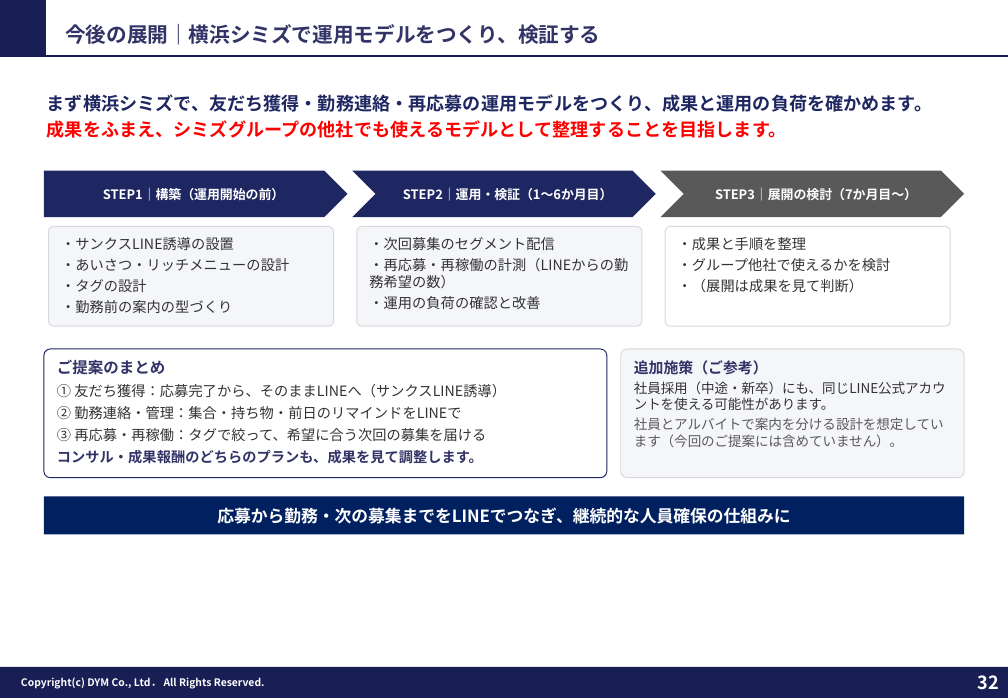
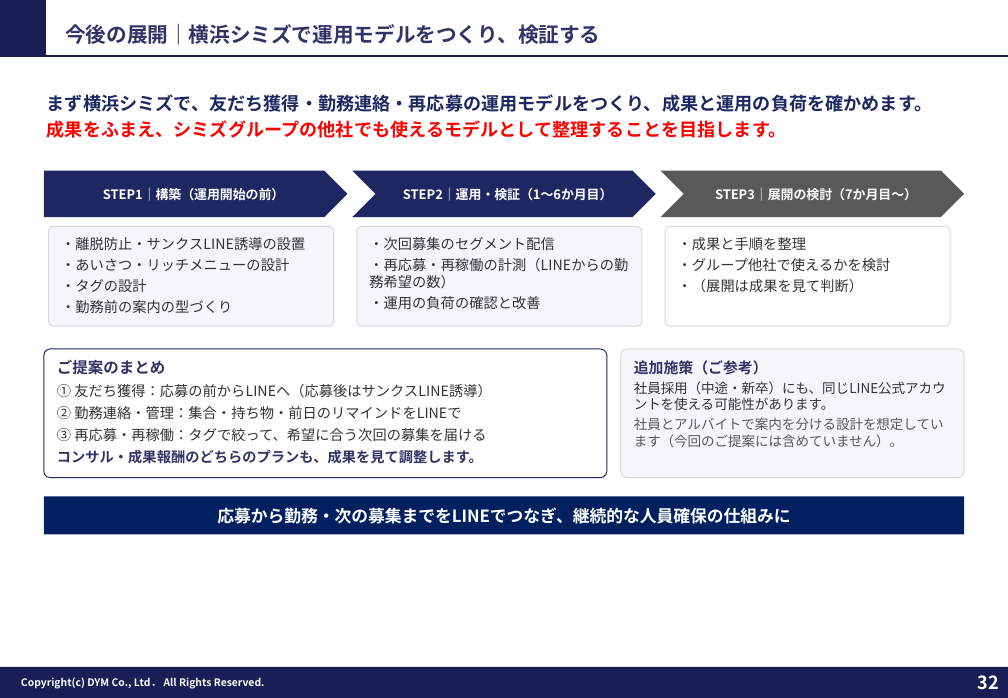
Before and after one commit to tonomura-r-dev/folder, a slide deck: slide 32 of 202610_株式会社横浜シミズ御中_LINE公式アカウント運用のご提案.pptx. Drawn at 1008x698 pixels with LibreOffice and Linux fonts; fonts in the diff are those of the drawing; background and template pictures are left out. Boxes give left, top, right and bottom in pixels: in the first picture for what was removed or moved away, otherwise in the second. Text is boxed around its words. In the diff, an @@ line names an element or a change of style, - is before the commit and + after.

```diff
--- a/202610_株式会社横浜シミズ御中_LINE公式アカウント運用のご提案.pptx
+++ b/202610_株式会社横浜シミズ御中_LINE公式アカウント運用のご提案.pptx
@@ text in rounded rectangle at [61,237,305,250]: text changed @@
-・サンクスLINE誘導の設置
+・離脱防止・サンクスLINE誘導の設置
@@ text in rounded rectangle at [57,384,491,397]: text changed @@
-① 友だち獲得：応募完了から、そのままLINEへ（サンクスLINE誘導）
+① 友だち獲得：応募の前からLINEへ（応募後はサンクスLINE誘導）
```
Also in this commit, not shown: 4 other slides changed, 2 other files.
